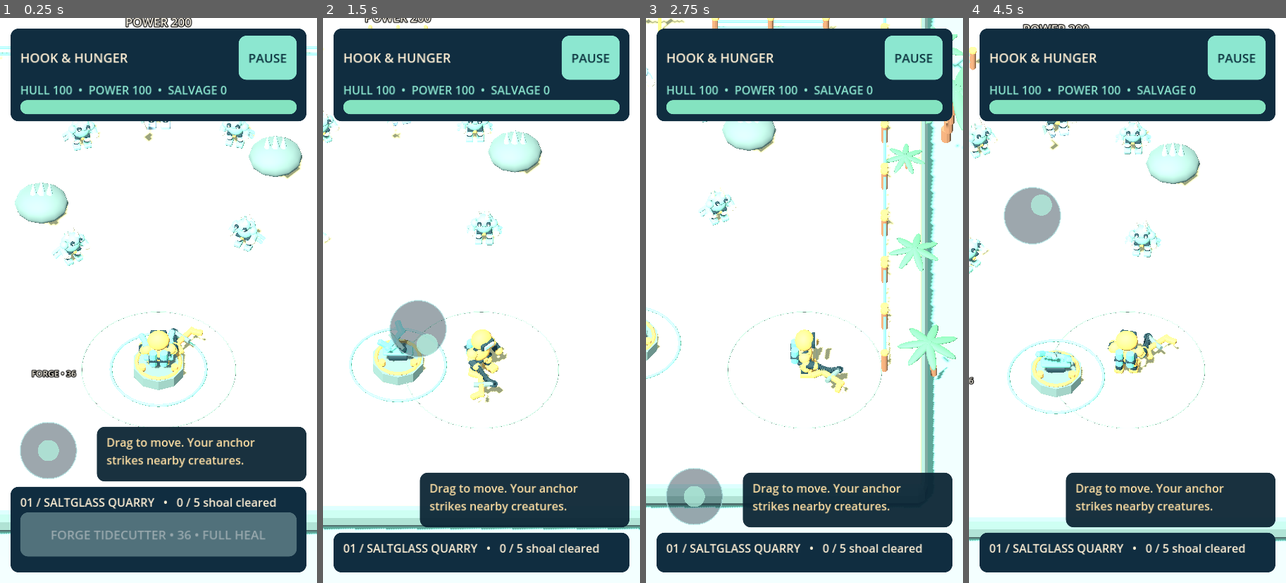
Above: before the commit, frames 1-4 (left to right).
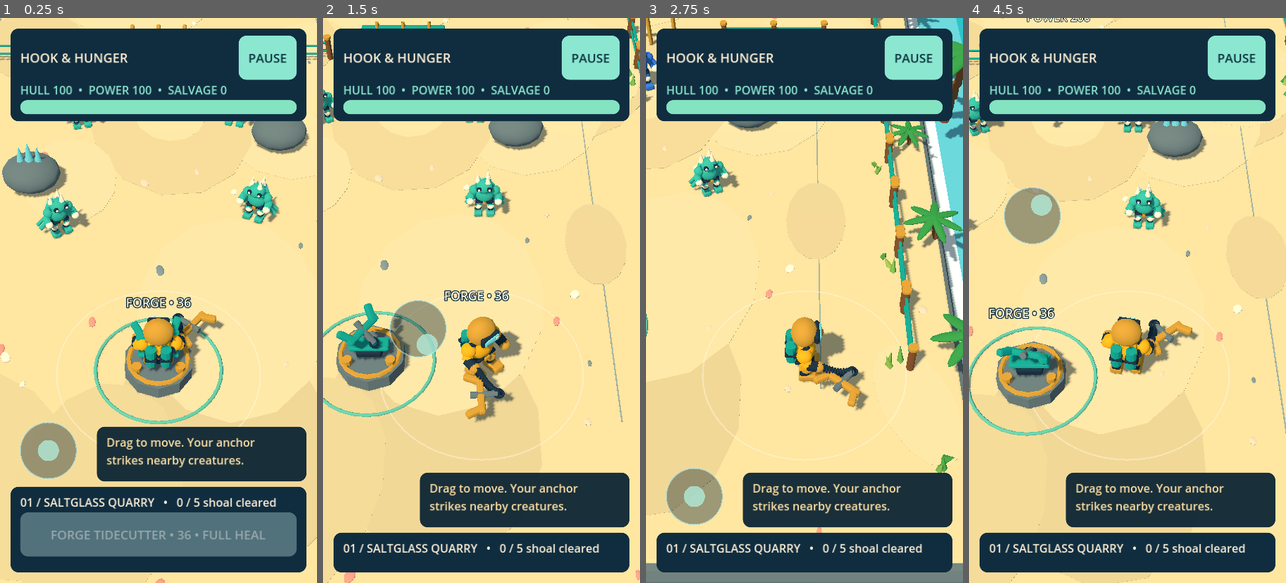
Above: after the commit, the same moments.

Repository: dsschiff/games
Game: Godot game, scene res://main.tscn
Same seed, same stepped clock (60 frames per second), same inputs: the game is played once before the commit and once after it.
Inputs (mouse positions are in pixels of both pictures, inside the frame that each line leads up to):
- Up to frame 1 (0.25 s): no input
- Up to frame 2 (1.5 s): move the mouse to (551, 272) at 0.52 s; hold D 0.53-1.25 s; click (551, 272) at 0.67 s; drag from (418, 328) to (465, 413) at 1.27 s
- Up to frame 3 (2.75 s): move the mouse to (836, 176) at 2.02 s; hold D from 2.03 s (still down)
- Up to frame 4 (4.5 s): release D at 2.75 s; drag from (1111, 413) to (1032, 215) at 2.77 s; move the mouse to (1222, 385) at 3.52 s; hold A 3.53-4.25 s; drag from (1032, 215) to (1079, 159) at 4.27 s

The runs differ from the first frame. In frame 1, 64% of the frame differs, in the area x 0-100%, y 0-100%; in frame 2, 72%; in frame 3, 71%; in frame 4, 72%.

Commit message:
Fix Hook white blowout and give the island a warm tropical look
Compatibility adds the shadowed sun pass after sRGB encoding, so the
previous ambient/sun/Filmic values clipped every lit surface to white.
Recalibrate lighting for that sum, grade GLB materials into a role-coded
tropical palette, dress the ground and shoreline, switch to a closer
tilted perspective follow, and restyle telegraphs, reach ring, impact
bursts and world labels. Presentation only; rules and saves untouched.

Co-Authored-By: Claude Opus 5.5 <noreply@anthropic.com>

Diff:
--- a/android-games/hook-and-hunger/scripts/art.gd
+++ b/android-games/hook-and-hunger/scripts/art.gd
@@ -10,6 +10,15 @@
 		m.emission = color
 		m.emission_energy_multiplier = 0.5
 	return m
+
+## Flat ground marking: unshaded, translucent and never casting a shadow.
+static func decal(node: GeometryInstance3D, color: Color) -> void:
+	var m := StandardMaterial3D.new()
+	m.albedo_color = color
+	m.transparency = BaseMaterial3D.TRANSPARENCY_ALPHA
+	m.shading_mode = BaseMaterial3D.SHADING_MODE_UNSHADED
+	node.material_override = m
+	node.cast_shadow = GeometryInstance3D.SHADOW_CASTING_SETTING_OFF
 
 static func mesh(shape: Mesh, color: Color) -> MeshInstance3D:
 	var n := MeshInstance3D.new()
@@ -52,13 +61,37 @@
 	shape.ring_segments = 6
 	return mesh(shape, color)
 
+## Pooled impact burst: flat ring plus upward-tilted shards, all unshaded so
+## the hit flash stays bright under the compatibility lighting sum.
+static func impact(radius: float, color: Color) -> Node3D:
+	var root := Node3D.new()
+	var r := ring(radius, color)
+	decal(r, Color(color, .9))
+	root.add_child(r)
+	for i in 7:
+		var a := float(i) * TAU / 7.0
+		var shard := box(Vector3(.07, .07, radius * .9), color)
+		decal(shard, Color(color.lightened(.35), .95))
+		shard.position = Vector3(sin(a), .35, cos(a)) * radius * .8
+		shard.rotation = Vector3(-.5, a, 0)
+		root.add_child(shard)
+	var flash := sphere(radius * .45, color)
+	decal(flash, Color(1, .97, .85, .75))
+	flash.position.y = .45
+	root.add_child(flash)
+	return root
+
 static func label(text: String, at: Vector3, size: int = 42) -> Label3D:
 	var l := Label3D.new()
 	l.text = text
-	l.font_size = size
-	l.pixel_size = 0.013
-	l.outline_size = 8
-	l.modulate = Color("fff1d7")
+	# Same default UI face and ink as the HUD, rendered at high resolution so
+	# it never reads as a pixel font; navy outline matches the HUD panels.
+	l.font_size = size * 3
+	l.pixel_size = 0.013 / 3.0
+	l.outline_size = 18
+	l.outline_modulate = Color("102d40")
+	l.modulate = Color("fff0d5")
+	l.texture_filter = BaseMaterial3D.TEXTURE_FILTER_LINEAR_WITH_MIPMAPS
 	l.position = at
 	l.billboard = BaseMaterial3D.BILLBOARD_ENABLED
 	l.no_depth_test = true
@@ -73,20 +106,27 @@
 			n = Node3D.new()
 			n.add_child(outline)
 			var fill := cylinder(3.2, .012, Color("dc816d"))
-			var m := material(Color(.77, .38, .29, .16))
+			var m := material(Color(.93, .35, .25, .22))
 			m.transparency = BaseMaterial3D.TRANSPARENCY_ALPHA
 			m.shading_mode = BaseMaterial3D.SHADING_MODE_UNSHADED
 			fill.material_override = m
+			fill.cast_shadow = GeometryInstance3D.SHADOW_CASTING_SETTING_OFF
 			n.add_child(fill)
+		if key != "Solid":
+			decal(n, Color(.93, .30, .22, .85))
+		else:
+			decal(n.get_child(0), Color(.93, .30, .22, .85))
 		n.name = key
 		root.add_child(n)
 	var line := box(Vector3(1.15, 0.035, 8.5), Color("e48e79"), Vector3(0, 0, 4.25))
 	line.name = "Line"
+	decal(line, Color(.93, .33, .25, .45))
 	root.add_child(line)
 	for side in [-1, 1]:
 		var angle: float = side * 0.32
 		var branch := box(Vector3(0.5, 0.03, 8.5), Color("e48e79"), Vector3(sin(angle) * 4.25, 0, cos(angle) * 4.25))
 		branch.name = "Left" if side < 0 else "Right"
 		branch.rotation.y = angle
+		decal(branch, Color(.93, .33, .25, .45))
 		root.add_child(branch)
 	return root
--- a/android-games/hook-and-hunger/scripts/main.gd
+++ b/android-games/hook-and-hunger/scripts/main.gd
@@ -309,9 +309,13 @@
 func _sync() -> void:
 	var p := Rules.position(state)
 	var viewport := get_viewport().get_visible_rect().size
-	camera.size = maxf(18.3, 2.0 * (float(Rules.weapon(state).reach) + 1.05) / maxf(.3, viewport.x / viewport.y))
-	camera.position = Vector3(p.x, 23, p.y + 17)
-	camera.look_at(Vector3(p.x, 0, p.y - 3.0))
+	# Close tilted follow: the full weapon reach always fits across the narrow
+	# axis at the diver's depth; otherwise the camera stays near and heroic.
+	var half_wide := atan(tan(deg_to_rad(camera.fov * .5)) * maxf(.3, viewport.x / viewport.y))
+	var distance := maxf(20.5, (float(Rules.weapon(state).reach) + .45) / tan(half_wide))
+	var focus := Vector3(p.x, 0, p.y - 2.2)
+	camera.position = focus + Vector3(0, sin(deg_to_rad(50.0)), cos(deg_to_rad(50.0))) * distance
+	camera.look_at(focus)
 	presentation.reduced = settings.reduced_effects
 	presentation.set_paused(paused, state)
 	presentation.capture(state)
@@ -581,8 +585,8 @@
 	# Dock signs have a fixed modeled anchor, but their screen labels clear both
 	# the rest stick and the actual floating control, including resized canvases.
 	var sign: Label3D = presentation.island.dock_label
-	sign.position = Vector3(-3.4, .65, 7.5)
+	sign.position = Vector3(0, 2.55, 6.8)
 	var origin: Vector2 = drag_start if dragging else stick.rest_origin
 	var projected := camera.unproject_position(sign.global_position)
 	if projected.distance_to(origin) < 170:
-		sign.position.x = 3.2
+		sign.position.x = 2.6
--- a/android-games/hook-and-hunger/scripts/presentation/adapter.gd
+++ b/android-games/hook-and-hunger/scripts/presentation/adapter.gd
@@ -51,6 +51,7 @@
 		link.hide()
 		links.append(link)
 	reach = Art.ring(float(Rules.weapon(state).reach), Color("728f87"))
+	Art.decal(reach, Color(1, .98, .9, .42))
 	add_child(reach)
 	hydrate(state)
 
@@ -113,7 +114,7 @@
 	if not reduced and kind in ["contact", "purchase", "hurt"]:
 		var effect: Node3D = pool.take("effect:" + kind)
 		if effect == null:
-			effect = Art.ring(.35 if kind == "contact" else .65, Color("e9c591") if kind != "hurt" else Color("d18c7a"))
+			effect = Art.impact(.45 if kind == "contact" else .7, Color("ffd36b") if kind == "contact" else (Color("7fe3c8") if kind == "purchase" else Color("ff6a4f")))
 			add_child(effect)
 		effect.set_meta("pool_key", "effect:" + kind)
 		effect.set_meta("life", .20)
--- a/android-games/hook-and-hunger/scripts/presentation/island.gd
+++ b/android-games/hook-and-hunger/scripts/presentation/island.gd
@@ -30,6 +30,9 @@
 	[[-10, -6.8, .2], [10.5, -2.3, -.3], [-10, 4.2, .6]],
 	[[10, -8, -.4], [-10, -2.0, .4], [10.3, 5, .2]]
 ]
+const AMBIENT_ENERGY := .40
+const SUN_ENERGY := .30
+const CAMERA_FOV := 40.0
 var host: Node3D
 var kit: RefCounted
 var scenic: Array[Node3D] = []
@@ -51,27 +54,36 @@
 	kit = assets
 	stage = int(state.definition.stage) if state.schema == 2 else -1
 	var region := int(stage / 3) if stage >= 0 else 0
-	var palette := ["74b9b3", "81b8b2", "79acb8", "9ac0c6"]
+	var palette := ["2fb8c6", "37aebf", "2a9fbe", "45b9cf"]
 	var env := WorldEnvironment.new()
 	env.environment = Environment.new()
 	env.environment.background_mode = Environment.BG_COLOR
-	env.environment.background_color = Color("c7dbd6")
+	env.environment.background_color = Color(palette[region]).darkened(.12)
+	# Compatibility renders each shadowed directional light in a second additive
+	# pass that is summed after sRGB encoding, so ambient and sun add in display
+	# space. Filmic plus ordinary energies therefore clips to white. These values
+	# are calibrated for that sum: shadowed sand keeps a cool ambient fill and
+	# the sun adds warm key light on top. Linear avoids a second tonemap curve.
 	env.environment.ambient_light_source = Environment.AMBIENT_SOURCE_COLOR
-	env.environment.ambient_light_color = Color("d0ded3")
-	env.environment.ambient_light_energy = .64
-	env.environment.tonemap_mode = Environment.TONE_MAPPER_FILMIC
+	env.environment.ambient_light_color = Color("cfe3f2")
+	env.environment.ambient_light_energy = AMBIENT_ENERGY
+	env.environment.tonemap_mode = Environment.TONE_MAPPER_LINEAR
 	host.add_child(env)
 	var sun := DirectionalLight3D.new()
-	sun.rotation_degrees = Vector3(-58, -32, -15)
-	sun.light_color = Color("fff0d6")
-	sun.light_energy = 1.05
+	sun.rotation_degrees = Vector3(-56, -38, 0)
+	sun.light_color = Color("ffe7c2")
+	sun.light_energy = SUN_ENERGY
 	sun.shadow_enabled = true
-	sun.directional_shadow_max_distance = 65
-	sun.shadow_bias = .04
+	sun.shadow_opacity = 1.0
+	sun.directional_shadow_mode = DirectionalLight3D.SHADOW_ORTHOGONAL
+	sun.directional_shadow_max_distance = 48
+	sun.shadow_bias = .03
+	sun.shadow_normal_bias = 1.2
 	host.add_child(sun)
 	camera = Camera3D.new()
-	camera.projection = Camera3D.PROJECTION_ORTHOGONAL
-	camera.size = 18
+	camera.projection = Camera3D.PROJECTION_PERSPECTIVE
+	camera.fov = CAMERA_FOV
+	camera.near = .5
 	camera.far = 150
 	host.add_child(camera)
 	var ocean := Art.box(Vector3(150, .20, 160), Color(palette[region]), Vector3(0, -1.18, -15))
@@ -81,6 +93,7 @@
 	if stage < 0:
 		terrain.scale.z = 1.40
 	host.add_child(terrain)
+	dress_ground(terrain, Color(Kit.GRADE["terrain_" + str(region)]), Color(palette[region]))
 	# Rule centers extend to x=6.0 for enemies; allow a conservative 2.6m
 	# articulated boss envelope, including the longest raised lance and crown.
 	clearance = AABB(Vector3(-8.6, -.02, -14.6), Vector3(17.2, 8, 24.6)) if stage >= 0 else AABB(Vector3(-7.8, -.02, -22), Vector3(15.6, 8, 32))
@@ -134,7 +147,7 @@
 	preview.position = Vector3(0, 1.12, 6.8)
 	preview.rotation_degrees.x = 40
 	host.add_child(preview)
-	dock_label = Art.label("FORGE / REPAIR", Vector3(-3.4, .65, 7.5), 21)
+	dock_label = Art.label("FORGE / REPAIR", Vector3(0, 2.55, 6.8), 21)
 	host.add_child(dock_label)
 	if stage == 11:
 		for i in 4:
@@ -148,6 +161,80 @@
 		for i in 3:
 			fleet.append(outside("boat", Vector3(11 + i * 2, -.65, 2 - i * 4), .8, .4))
 			fleet_rest.append(fleet[-1].transform)
+
+static func _hash(i: int, salt: float) -> float:
+	# Fixed presentation layout: pure function, no RNG object or rule state.
+	var v := sin(float(i) * 12.9898 + salt * 78.233) * 43758.5453
+	return v - floor(v)
+
+func _scatter(parent: Node3D, shape: Mesh, items: Array) -> void:
+	var mm := MultiMesh.new()
+	mm.transform_format = MultiMesh.TRANSFORM_3D
+	mm.use_colors = true
+	mm.mesh = shape
+	mm.instance_count = items.size()
+	for i in items.size():
+		mm.set_instance_transform(i, items[i][0])
+		mm.set_instance_color(i, items[i][1])
+	var node := MultiMeshInstance3D.new()
+	node.multimesh = mm
+	var m := StandardMaterial3D.new()
+	m.vertex_color_use_as_albedo = true
+	m.roughness = .9
+	node.material_override = m
+	node.cast_shadow = GeometryInstance3D.SHADOW_CASTING_SETTING_OFF
+	parent.add_child(node)
+
+## Shoreline foam, shallows, sand tone patches, shells and dune grass. Local to
+## the terrain node so the legacy stretched shelf receives the same dressing.
+func dress_ground(terrain: Node3D, sand: Color, sea: Color) -> void:
+	var shallows := Art.box(Vector3(23.5, .02, 31.5), sea.lightened(.28), Vector3(0, -1.04, 0))
+	var foam := Art.box(Vector3(20.3, .02, 28.3), Color("f4fbf6"), Vector3(0, -1.0, 0))
+	for n in [shallows, foam]:
+		n.cast_shadow = GeometryInstance3D.SHADOW_CASTING_SETTING_OFF
+		terrain.add_child(n)
+	var disc := CylinderMesh.new()
+	disc.top_radius = 1
+	disc.bottom_radius = 1
+	disc.height = .012
+	disc.radial_segments = 14
+	var patches := []
+	for i in 22:
+		var x := (_hash(i, 1) - .5) * 17.0
+		var z := (_hash(i, 2) - .5) * 25.0
+		var r := 1.0 + _hash(i, 3) * 2.2
+		var tone := sand.darkened(.035 + .03 * _hash(i, 4)) if i % 3 else sand.lightened(.07)
+		patches.append([Transform3D(Basis.from_scale(Vector3(r, 1, r * (.6 + .5 * _hash(i, 5)))).rotated(Vector3.UP, _hash(i, 6) * PI), Vector3(x, .008 + .0004 * i, z)), tone])
+	_scatter(terrain, disc, patches)
+	var pebble := SphereMesh.new()
+	pebble.radius = .5
+	pebble.height = .5
+	pebble.radial_segments = 8
+	pebble.rings = 4
+	var shells := []
+	var tones := [Color("fff2d2"), Color("f2a08a"), Color("8a9a98"), Color("f6d9b8")]
+	for i in 70:
+		var x := (_hash(i, 7) - .5) * 18.0
+		var z := (_hash(i, 8) - .5) * 26.0
+		var k := .10 + _hash(i, 9) * .14
+		shells.append([Transform3D(Basis.from_scale(Vector3(k * 1.3, k * .7, k)).rotated(Vector3.UP, _hash(i, 10) * TAU), Vector3(x, .02, z)), tones[i % 4]])
+	_scatter(terrain, pebble, shells)
+	var blade := CylinderMesh.new()
+	blade.top_radius = 0
+	blade.bottom_radius = .09
+	blade.height = .42
+	blade.radial_segments = 4
+	var grass := []
+	for i in 120:
+		# Tufts of three blades hug the fences and shoreline, clear of the arena.
+		var c := int(i / 3)
+		var side := -1.0 if c % 2 else 1.0
+		var x := side * (7.4 + _hash(c, 11) * 2.0) + (_hash(i, 17) - .5) * .35
+		var z := (_hash(c, 12) - .5) * 26.0 + (_hash(i, 18) - .5) * .35
+		var lean := Basis.from_euler(Vector3((_hash(i, 13) - .5) * .9, 0, (_hash(i, 14) - .5) * .9))
+		var h := .55 + _hash(i, 15) * .6
+		grass.append([Transform3D(lean.scaled(Vector3(1, h, 1)), Vector3(x, .2 * h, z)), Color("3f9a4a").lerp(Color("a8c455"), _hash(i, 16))])
+	_scatter(terrain, blade, grass)
 
 func outside(key: String, at: Vector3, size: float, yaw: float) -> Node3D:
 	var node: Node3D = kit.asset(key)
--- a/android-games/hook-and-hunger/scripts/presentation/kit.gd
+++ b/android-games/hook-and-hunger/scripts/presentation/kit.gd
@@ -2,6 +2,20 @@
 ## Instance resources belong to one adapter. No static/default mutable cache.
 var scenes := {}
 var materials := {}
+## Presentation grade for the authored GLB materials, keyed by material name.
+## The exported bases are deliberately neutral; this warm tropical grade gives
+## each creature role its own readable hue and keeps the diver the only saffron.
+const GRADE := {
+	"Deep ocean rubber": "253a4c", "Diver brass": "e3a640", "Enamel jade": "1fae9d",
+	"Visor sea glass": "7fe3e6", "Diver saffron": "ffb526", "Salvaged teak": "8c5a36",
+	"Warm limestone": "e8cf98", "Ocean basalt": "6f7f80", "Palm frond": "3e9f4e",
+	"Pearl edge": "fff2d2", "Sun coral": "f2705a", "Storm enamel": "8a6fe0",
+	"terrain_0": "f0d79f", "terrain_1": "efbf8c", "terrain_2": "e2d3a8", "terrain_3": "ebe0cf",
+	"Carapace skitter": "3dbfa6", "Carapace lancer": "3f7fd6", "Carapace spitter": "9ccd3a",
+	"Carapace shield": "6d86a6", "Carapace charger": "e2483e", "Carapace tender": "b06ad6",
+	"Carapace warden": "3f9c86", "Carapace kiln": "e06a2c", "Carapace twin_sun": "f28a3c",
+	"Carapace twin_moon": "5e83e6", "Carapace crown": "9a5ad6", "Carapace bellkeeper": "5aa860"
+}
 
 func asset(key: String) -> Node3D:
 	if not scenes.has(key):
@@ -18,7 +32,9 @@
 				var key := source.get_instance_id()
 				if not materials.has(key):
 					var m := source.duplicate() as StandardMaterial3D
-					m.albedo_color = source.albedo_color.srgb_to_linear()
+					m.albedo_color = Color(GRADE[source.resource_name]) if GRADE.has(source.resource_name) else source.albedo_color.srgb_to_linear()
+					m.metallic = minf(m.metallic, .1)
+					m.roughness = .82
 					materials[key] = m
 				node.set_surface_override_material(i, materials[key])
 	for child in node.get_children():
Not shown, changed: android-games/hook-and-hunger/GRAPHICS_PRODUCTION.md
